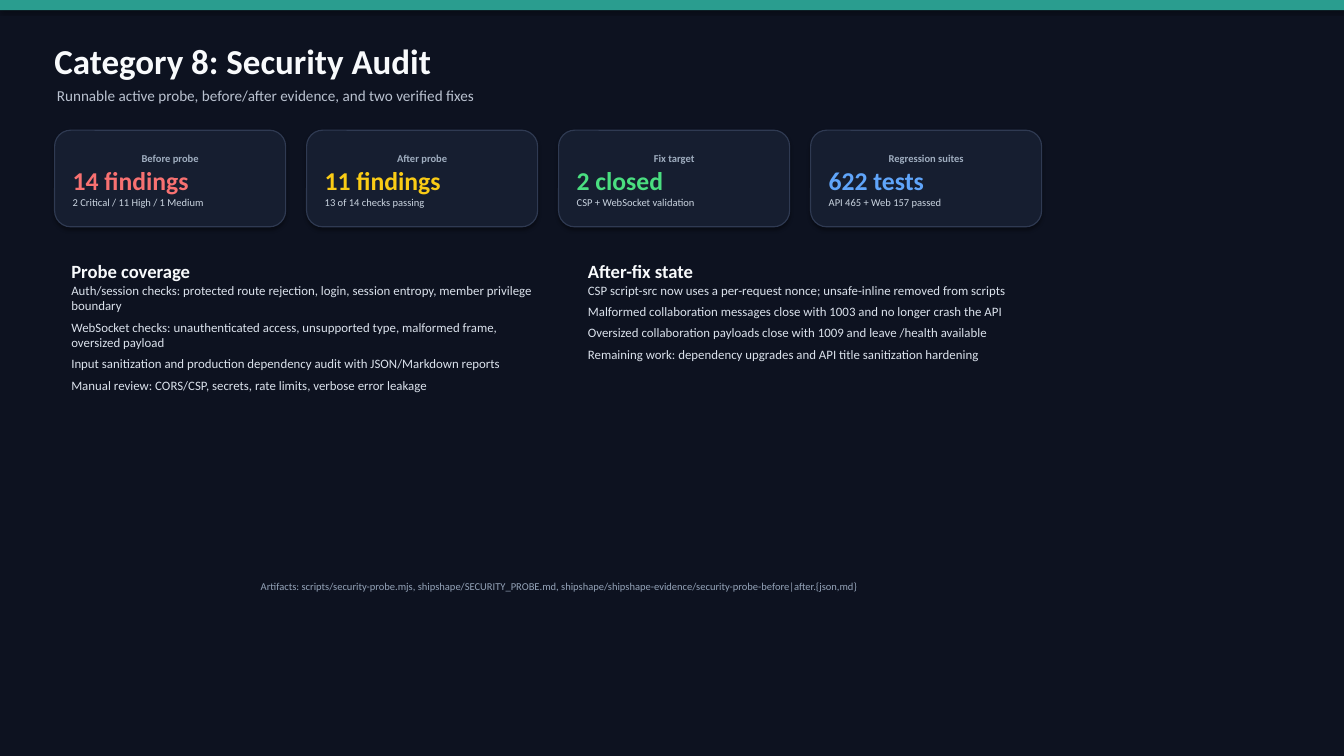
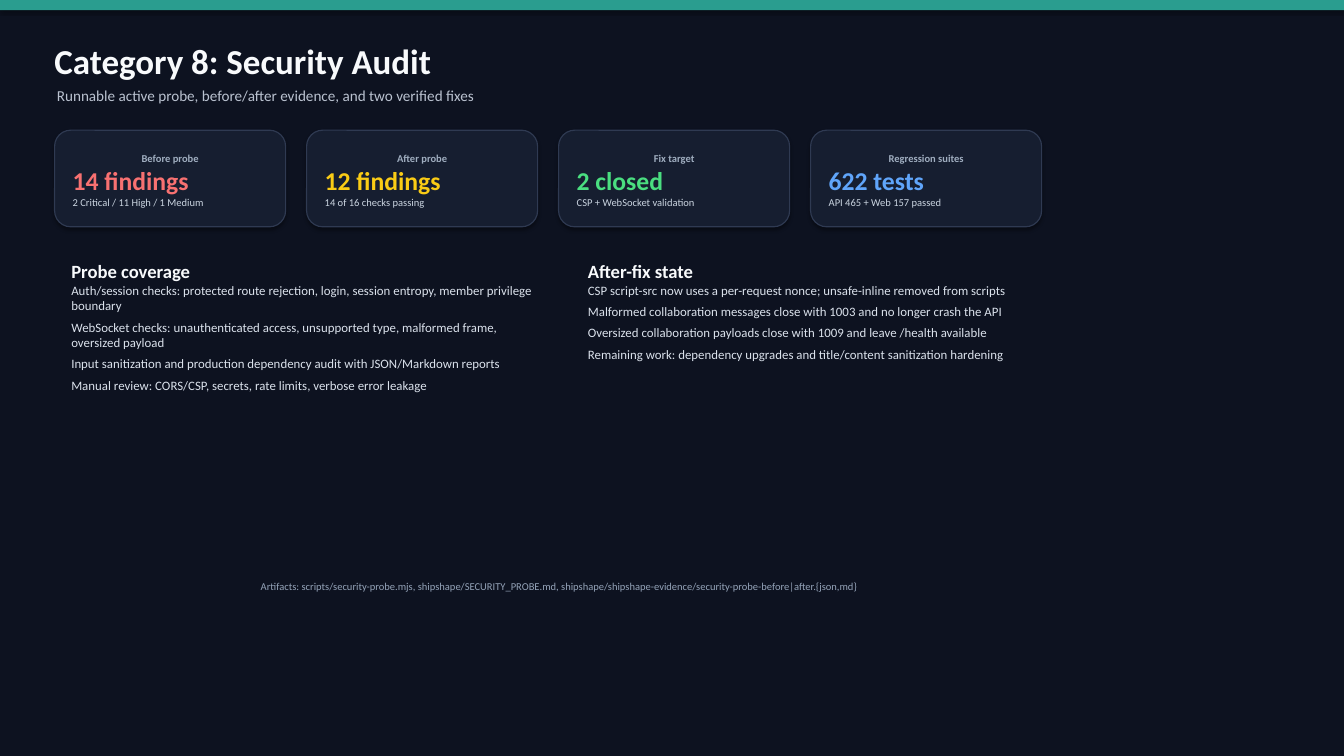
Before and after one commit to cxk280/ship, a slide deck: slide 32 of shipshape/ShipShape_Demo_Deck.pptx. Drawn at 1344x756 pixels with LibreOffice and Linux fonts; fonts in the diff are those of the drawing. Boxes give left, top, right and bottom in pixels: in the first picture for what was removed or moved away, otherwise in the second. Text is boxed around its words. In the diff, an @@ line names an element or a change of style, - is before the commit and + after.

Commit message:
Grade and harden ShipShape submission

```diff
--- a/shipshape/ShipShape_Demo_Deck.pptx
+++ b/shipshape/ShipShape_Demo_Deck.pptx
@@ text in rounded rectangle at bbox=[325, 172, 440, 208]: text changed @@
-11 findings
-13 of 14 checks passing
+12 findings
+14 of 16 checks passing
@@ text at bbox=[588, 350, 1003, 361]: text changed @@
-Remaining work: dependency upgrades and API title sanitization hardening
+Remaining work: dependency upgrades and title/content sanitization hardening
```
Also in this commit, not shown: 9 other files.
